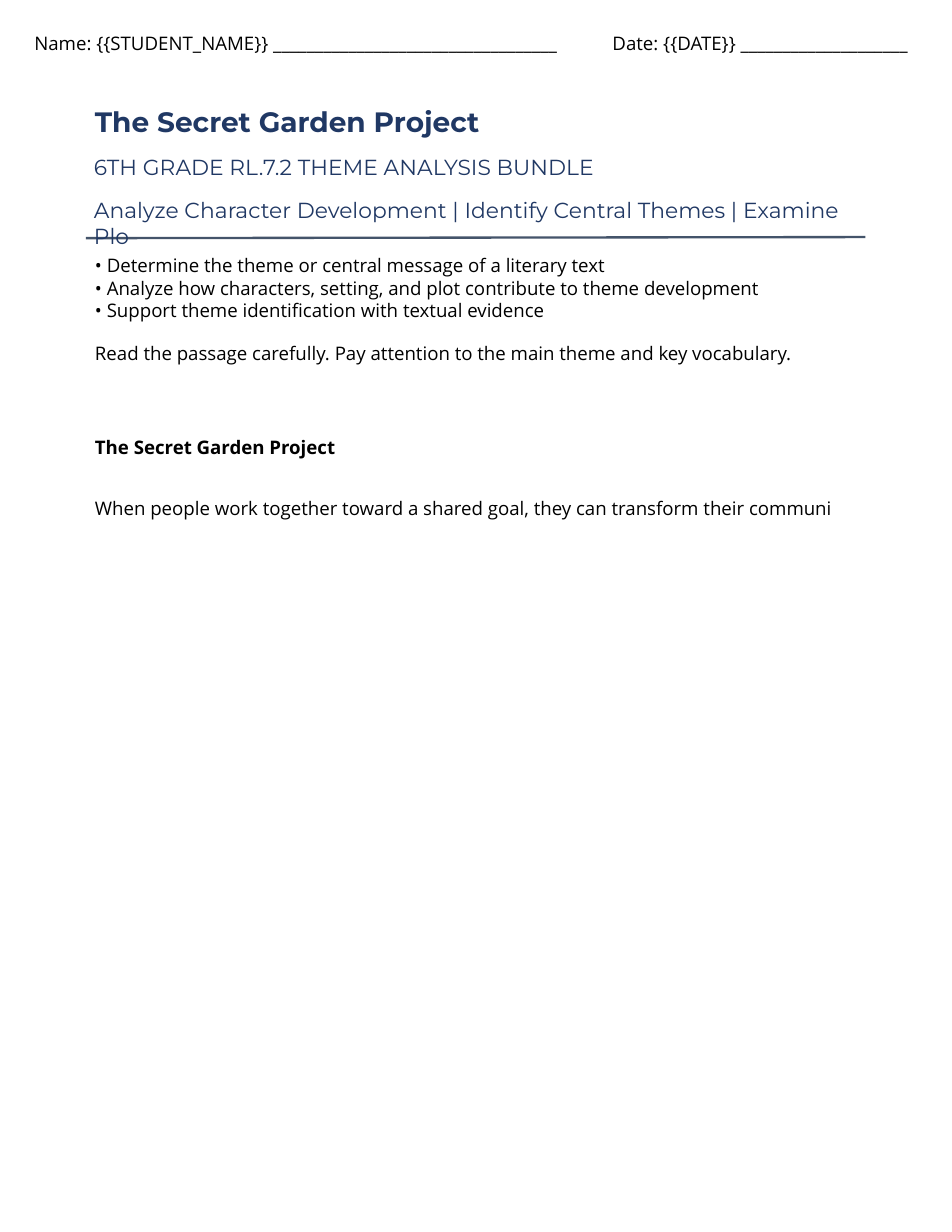
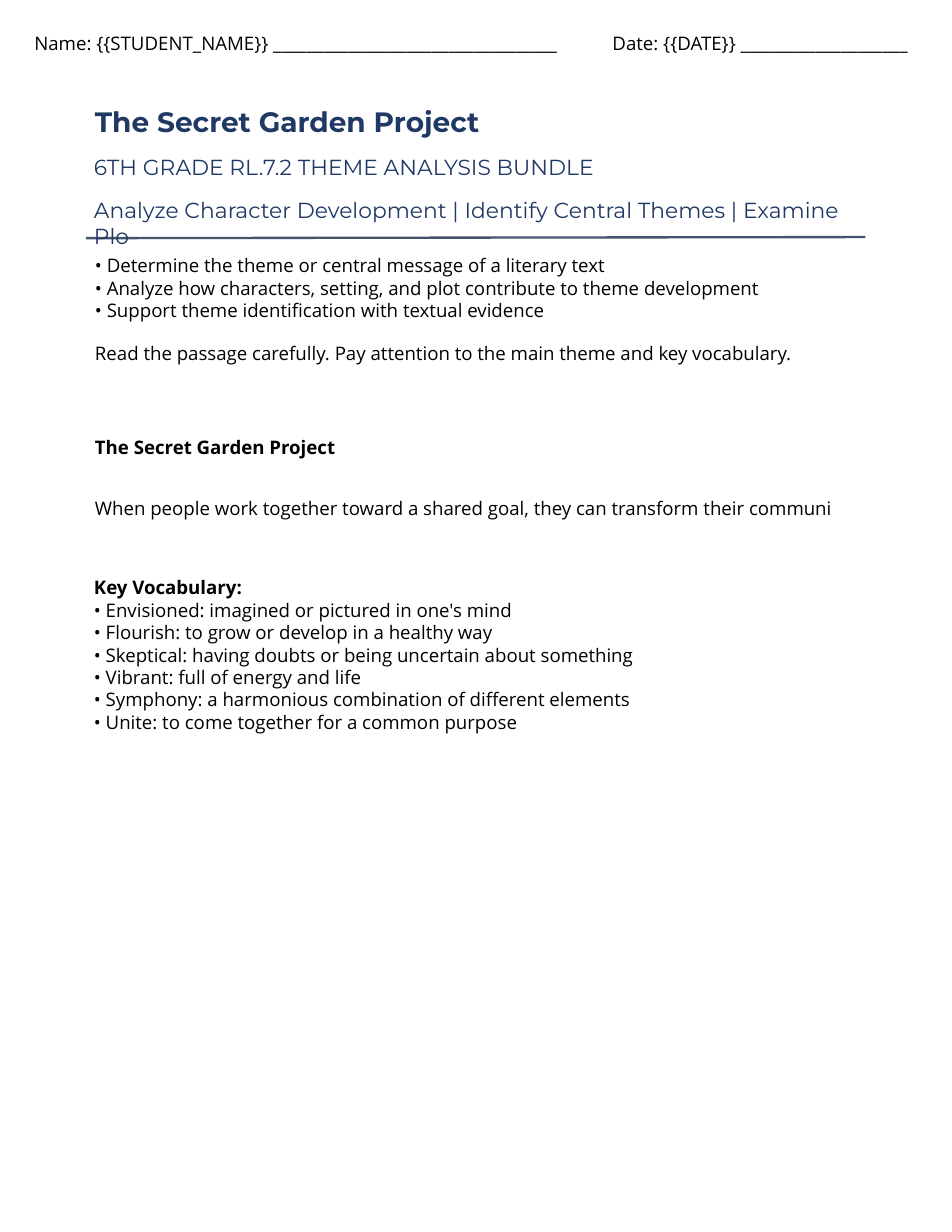
Before and after one commit to buttmazhar844-lang/rbb_engine_backend, a slide deck: slide 1 of rbb-drive/product_4/anchor_reading_passage.pptx. Drawn at 952x1232 pixels with LibreOffice and Linux fonts; fonts in the diff are those of the drawing; background and template pictures are left out. Boxes give left, top, right and bottom in pixels: in the first picture for what was removed or moved away, otherwise in the second. Text is boxed around its words. In the diff, an @@ line names an element or a change of style, - is before the commit and + after.

```diff
--- a/rbb-drive/product_4/anchor_reading_passage.pptx
+++ b/rbb-drive/product_4/anchor_reading_passage.pptx
@@ text added at (94,579,633,734), 12 pt, text #000000 @@
+Key Vocabulary:
+• Envisioned: imagined or pictured in one's mind
+• Flourish: to grow or develop in a healthy way
+• Skeptical: having doubts or being uncertain about something
+• Vibrant: full of energy and life
+• Symphony: a harmonious combination of different elements
+• Unite: to come together for a common purpose
```
Also in this commit, not shown: 2 slides added, 2 slides removed, 7 other files.
